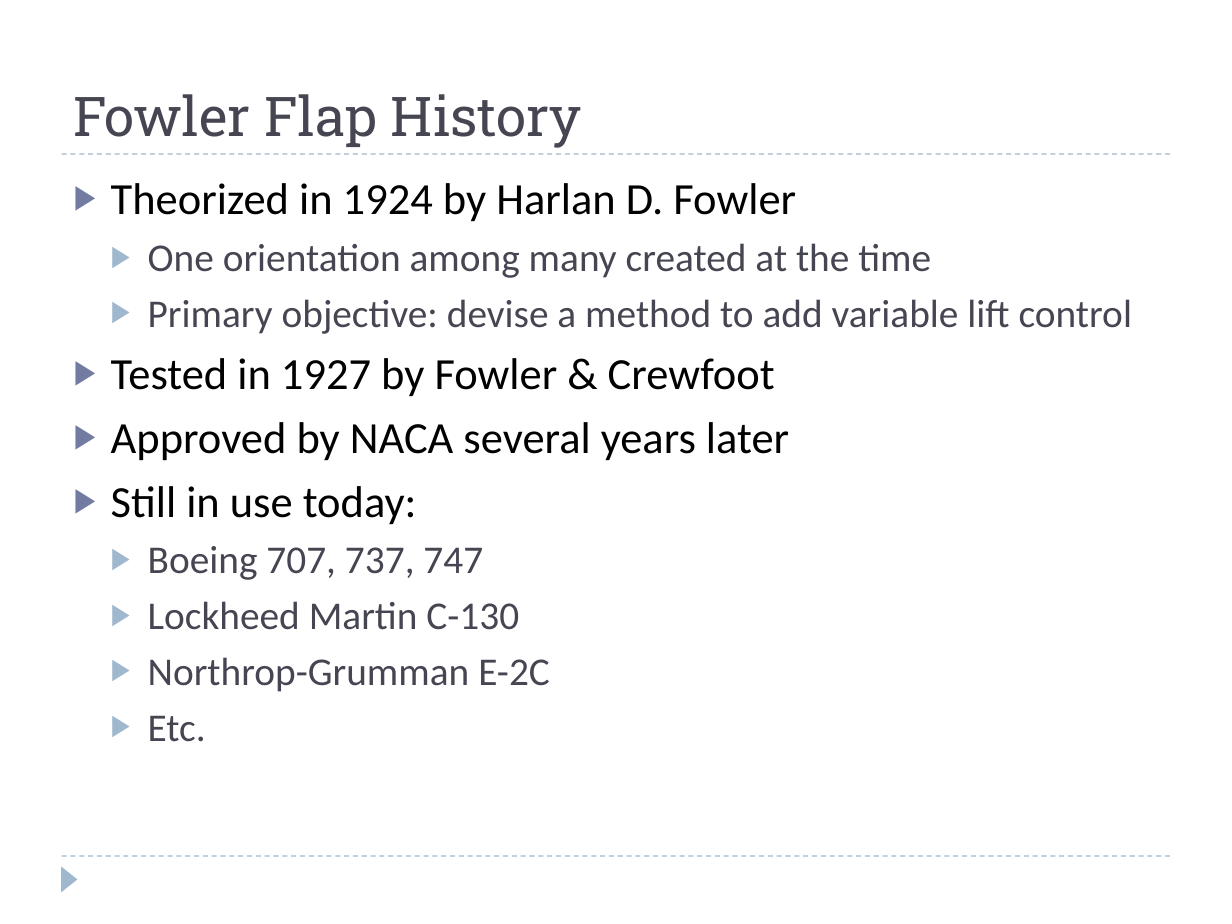
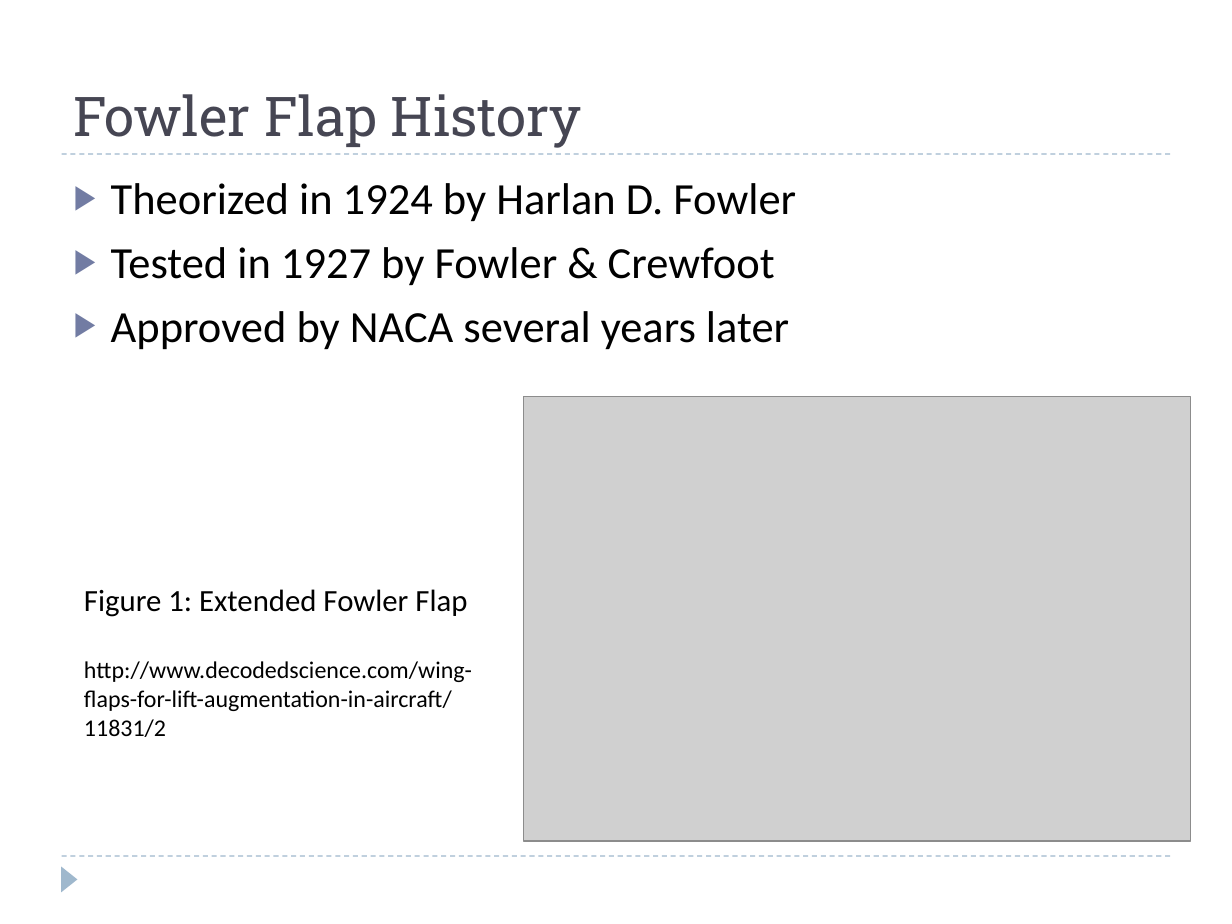
Before and after one commit to barbagroup/AeroPython-studentprojects2015, a slide deck: slide 2 of cparvini/FowlerFlapPresentation.pptx. Drawn at 1232x924 pixels with LibreOffice and Linux fonts; fonts in the diff are those of the drawing; grey boxes stand for pictures. Boxes give left, top, right and bottom in pixels: in the first picture for what was removed or moved away, otherwise in the second. Text is boxed around its words. In the diff, an @@ line names an element or a change of style, - is before the commit and + after.

```diff
--- a/cparvini/FowlerFlapPresentation.pptx
+++ b/cparvini/FowlerFlapPresentation.pptx
@@ text at [148, 243, 1132, 334]: paragraphs removed @@
-  ▶ One orientation among many created at the time
-  ▶ Primary objective: devise a method to add variable lift control
@@ picture added at [524, 397, 1191, 841] @@
@@ text at [111, 486, 550, 742]: paragraphs removed @@
-▶ Still in use today:
-  ▶ Boeing 707, 737, 747
-  ▶ Lockheed Martin C-130
-  ▶ Northrop-Grumman E-2C
-  ▶ Etc.
@@ text added at [84, 589, 472, 737], 14 pt, text #000000 @@
+Figure 1: Extended Fowler Flap
+http://www.decodedscience.com/wing-flaps-for-lift-augmentation-in-aircraft/11831/2
```
Also in this commit, not shown: 4 other slides changed, 1 slide added, 1 other file.
